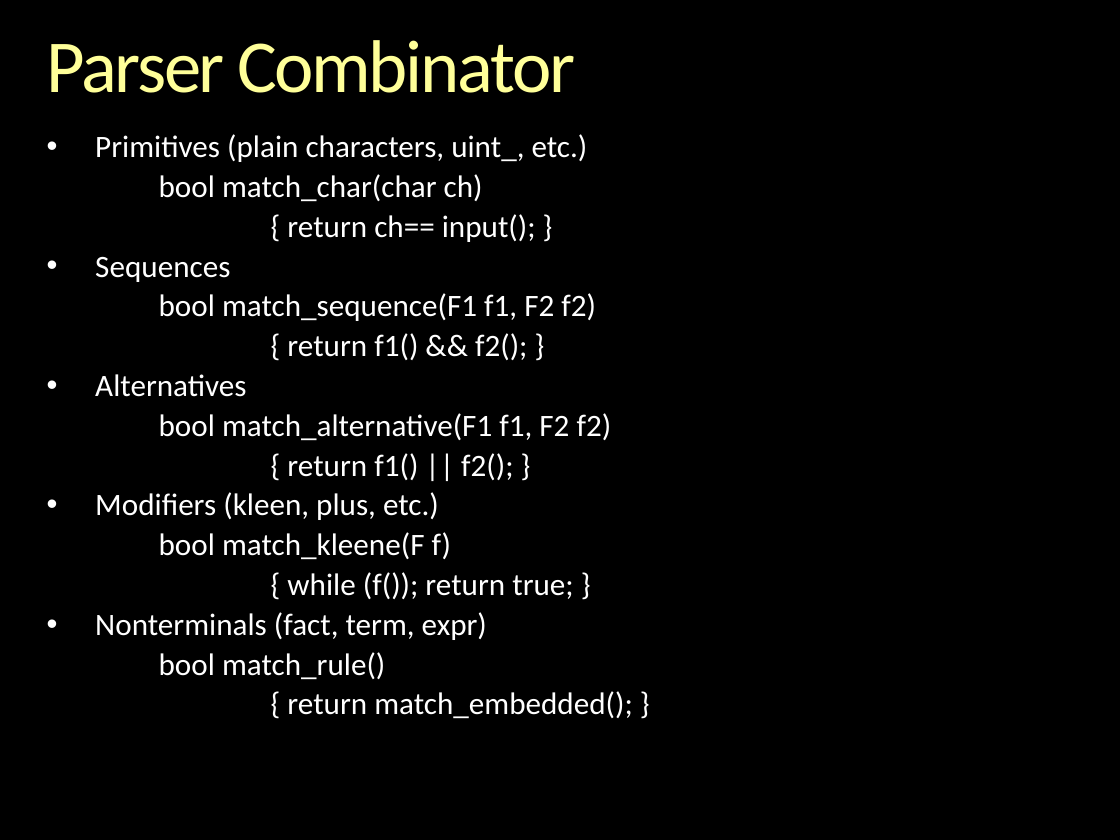
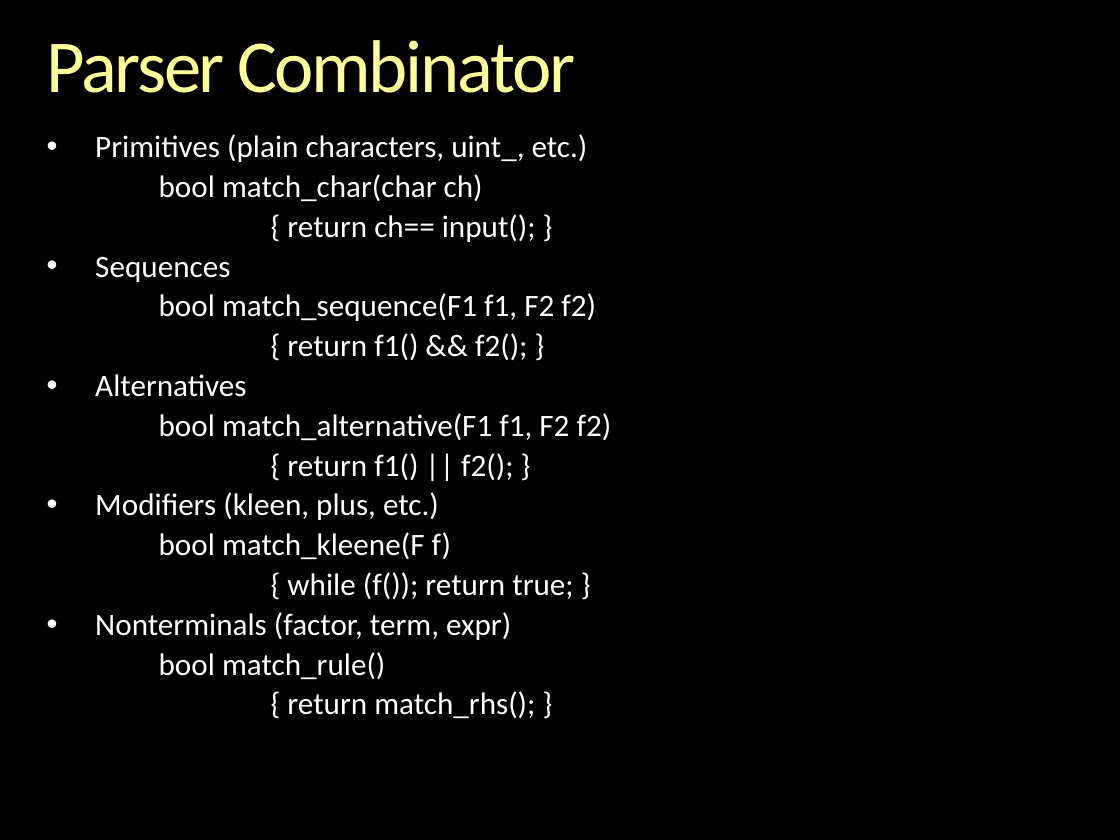
Before and after one commit to boostorg/spirit, a slide deck: slide 7 of libs/spirit/doc/cppnow_2013/Inside Spirit X3.pptx (slide 8 before the commit). Drawn at 1120x840 pixels with LibreOffice and Linux fonts; fonts in the diff are those of the drawing; background and template pictures are left out. Boxes give left, top, right and bottom in pixels: in the first picture for what was removed or moved away, otherwise in the second. Text is boxed around its words. In the diff, an @@ line names an element or a change of style, - is before the commit and + after.

```diff
--- a/libs/spirit/doc/cppnow_2013/Inside Spirit X3.pptx
+++ b/libs/spirit/doc/cppnow_2013/Inside Spirit X3.pptx
@@ text at <box>95,612,511,640</box>: text changed @@
-• Nonterminals (fact, term, expr)
+• Nonterminals (factor, term, expr)
@@ text at <box>287,691,535,719</box>: text changed @@
-  { return match_embedded(); }
+  { return match_rhs(); }
```
Also in this commit, not shown: 14 other slides changed, 1 slide added, 5 slides removed.
